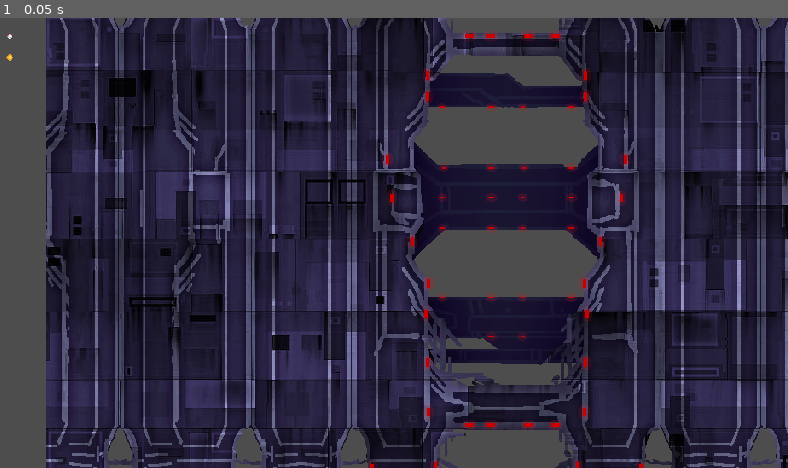
Above: before the commit, frame 1.
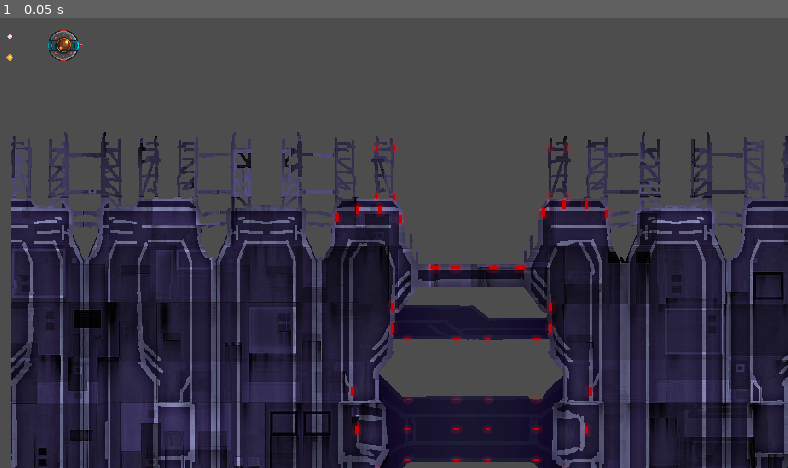
Above: after the commit, the same moment.

Repository: colinbellino/ludum-dare-53
Game: Godot game, scene res://game/level/mattwrld/devroom.tscn
The game is run twice, just before and just after one commit, with the same random seed, the same clock (stepped at 60 frames per second) and the same inputs. This scene is started directly instead of the project's main scene. Sound files missing from this copy of the repository are replaced by a short silence.
Inputs:
- Up to frame 1 (0.05 s): no input

The runs differ from the first frame. In frame 1, 64% of the frame differs, in the area x 1-100%, y 0-100%.

Commit message:
Dangersaucer enemy art added. Find in devroom.

Diff:
--- a/game/level/mattwrld/devroom.tscn
+++ b/game/level/mattwrld/devroom.tscn
@@ -1,8 +1,9 @@
-[gd_scene load_steps=10 format=3 uid="uid://r0mr0eps8w7w"]
+[gd_scene load_steps=14 format=3 uid="uid://r0mr0eps8w7w"]
 
 [ext_resource type="Texture2D" uid="uid://bwle0dd1nqili" path="res://assets/sprites/cart/misc/ssanim_bullet_pearl.png" id="1_36qkb"]
 [ext_resource type="Texture2D" uid="uid://b1qd05xk4xex6" path="res://assets/sprites/cart/misc/ssanim_cycleorange.png" id="2_kbykc"]
 [ext_resource type="Texture2D" uid="uid://csc2sqpknby8t" path="res://assets/sprites/checkpointstation/ss_stationstructure_placeholder.png" id="3_v7dmn"]
+[ext_resource type="Texture2D" uid="uid://gyn2kphtlt1v" path="res://assets/sprites/enemies/dangersaucer.png" id="4_c06d5"]
 
 [sub_resource type="Animation" id="Animation_5o0gk"]
 length = 0.001
@@ -80,6 +81,45 @@
 "new_animation": SubResource("Animation_f4vpd")
 }
 
+[sub_resource type="Animation" id="Animation_qtt6x"]
+resource_name = "idle"
+length = 0.4
+loop_mode = 1
+step = 0.05
+tracks/0/type = "value"
+tracks/0/imported = false
+tracks/0/enabled = true
+tracks/0/path = NodePath("Dangersaucer:frame")
+tracks/0/interp = 1
+tracks/0/loop_wrap = true
+tracks/0/keys = {
+"times": PackedFloat32Array(0, 0.05, 0.1, 0.15, 0.2, 0.25, 0.3, 0.35),
+"transitions": PackedFloat32Array(1, 1, 1, 1, 1, 1, 1, 1),
+"update": 1,
+"values": [0, 1, 2, 3, 4, 5, 6, 7]
+}
+
+[sub_resource type="Animation" id="Animation_m3qnl"]
+length = 0.001
+tracks/0/type = "value"
+tracks/0/imported = false
+tracks/0/enabled = true
+tracks/0/path = NodePath("Dangersaucer:frame")
+tracks/0/interp = 1
+tracks/0/loop_wrap = true
+tracks/0/keys = {
+"times": PackedFloat32Array(0),
+"transitions": PackedFloat32Array(1),
+"update": 1,
+"values": [0]
+}
+
+[sub_resource type="AnimationLibrary" id="AnimationLibrary_jdr8w"]
+_data = {
+"RESET": SubResource("Animation_m3qnl"),
+"idle": SubResource("Animation_qtt6x")
+}
+
 [node name="Node2D" type="Node2D"]
 scale = Vector2(1.02362, 1.02333)
 
@@ -110,7 +150,7 @@
 }
 
 [node name="checkpointstation" type="Node2D" parent="."]
-position = Vector2(608.624, 211.076)
+position = Vector2(567.593, 482.738)
 
 [node name="station_lower" type="Sprite2D" parent="checkpointstation"]
 position = Vector2(-201.247, -150.489)
@@ -125,3 +165,20 @@
 centered = false
 region_enabled = true
 region_rect = Rect2(0, 0, 1078, 815)
+
+[node name="enemies" type="Node2D" parent="."]
+
+[node name="dangersaucer" type="Node2D" parent="enemies"]
+position = Vector2(87.9232, 32.2477)
+
+[node name="Dangersaucer" type="Sprite2D" parent="enemies/dangersaucer"]
+position = Vector2(2.93078, 0)
+texture = ExtResource("4_c06d5")
+hframes = 8
+
+[node name="AnimationPlayer" type="AnimationPlayer" parent="enemies/dangersaucer"]
+autoplay = "idle"
+speed_scale = 0.7
+libraries = {
+"": SubResource("AnimationLibrary_jdr8w")
+}
Binary file added: assets/sprites/enemies/dangersaucer.png
Not shown, added: assets/sprites/enemies/dangersaucer.png.import
